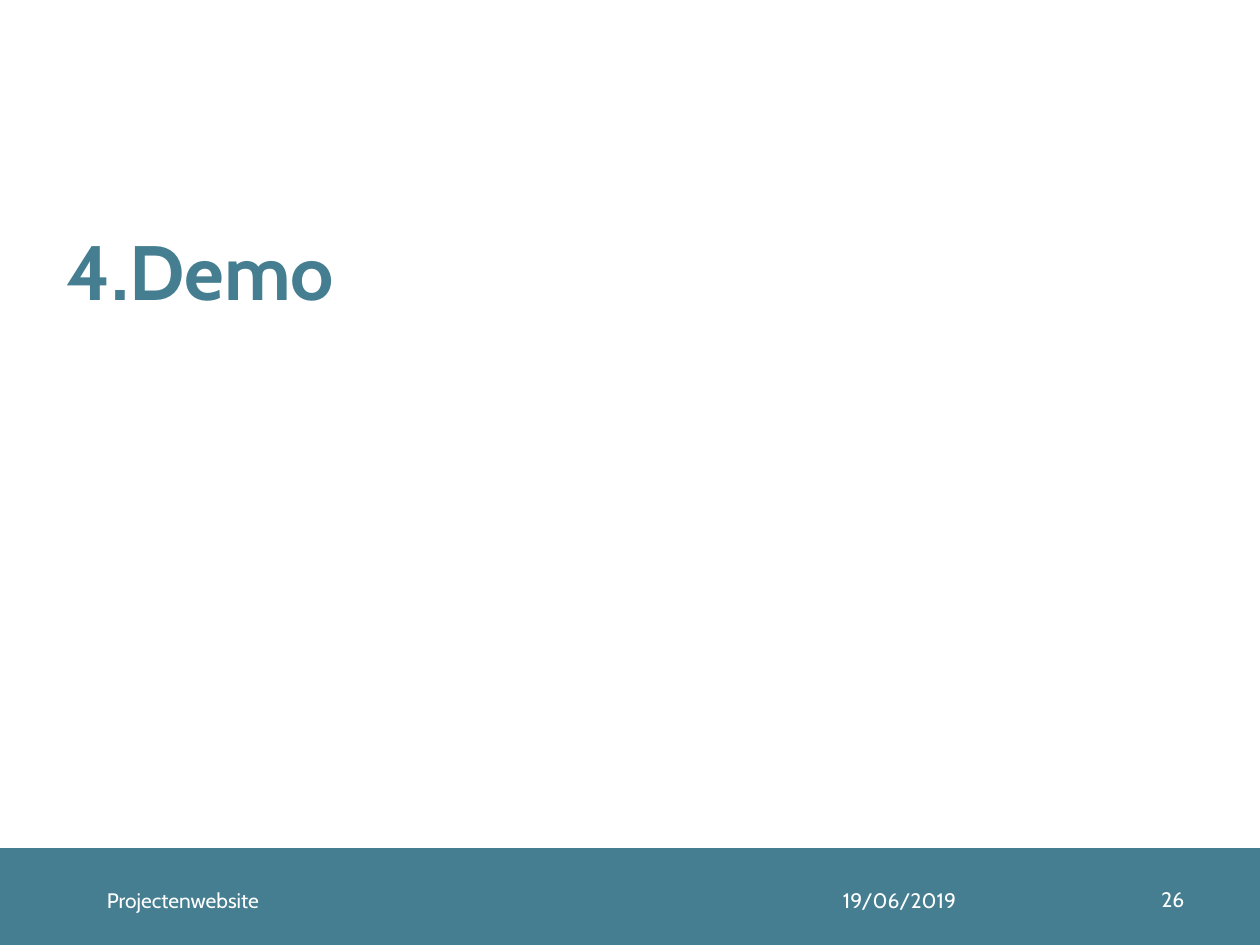
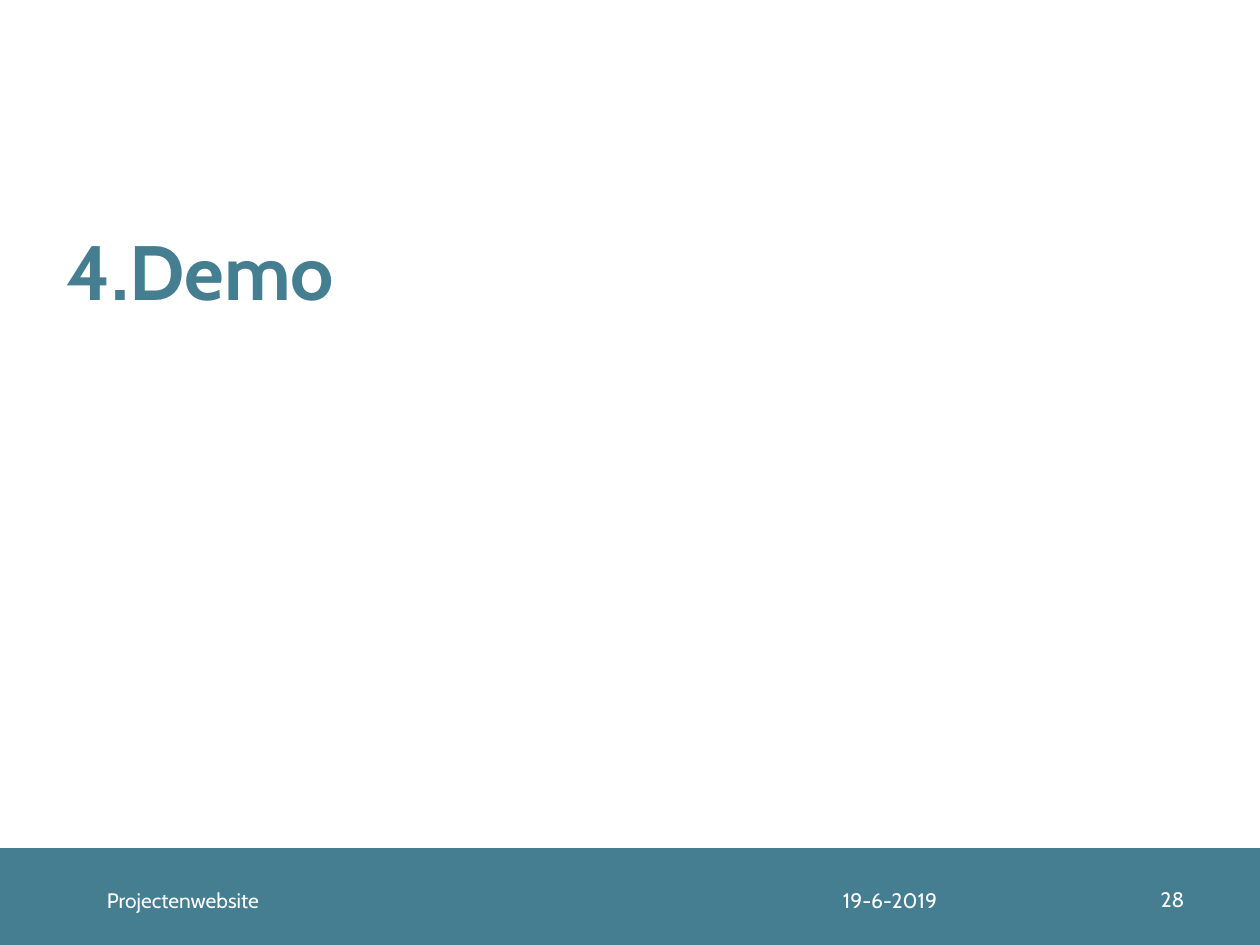
Before and after one commit to arijnborzo/1819PROJProjectensite, a slide deck: slide 28 of Presentatie/Projecten 1.pptx (slide 26 before the commit). Drawn at 1260x945 pixels with LibreOffice and Linux fonts; fonts in the diff are those of the drawing. Boxes give left, top, right and bottom in pixels: in the first picture for what was removed or moved away, otherwise in the second. Text is boxed around its words. In the diff, an @@ line names an element or a change of style, - is before the commit and + after.

```diff
--- a/Presentatie/Projecten 1.pptx
+++ b/Presentatie/Projecten 1.pptx
@@ text at (x1=843, y1=893, x2=937, y2=909): text changed @@
-19/06/2019
+19-6-2019
@@ page number at (x1=1161, y1=892, x2=1185, y2=908): text changed @@
-26
+28
```
Also in this commit, not shown: 22 other slides changed, 2 slides added.
